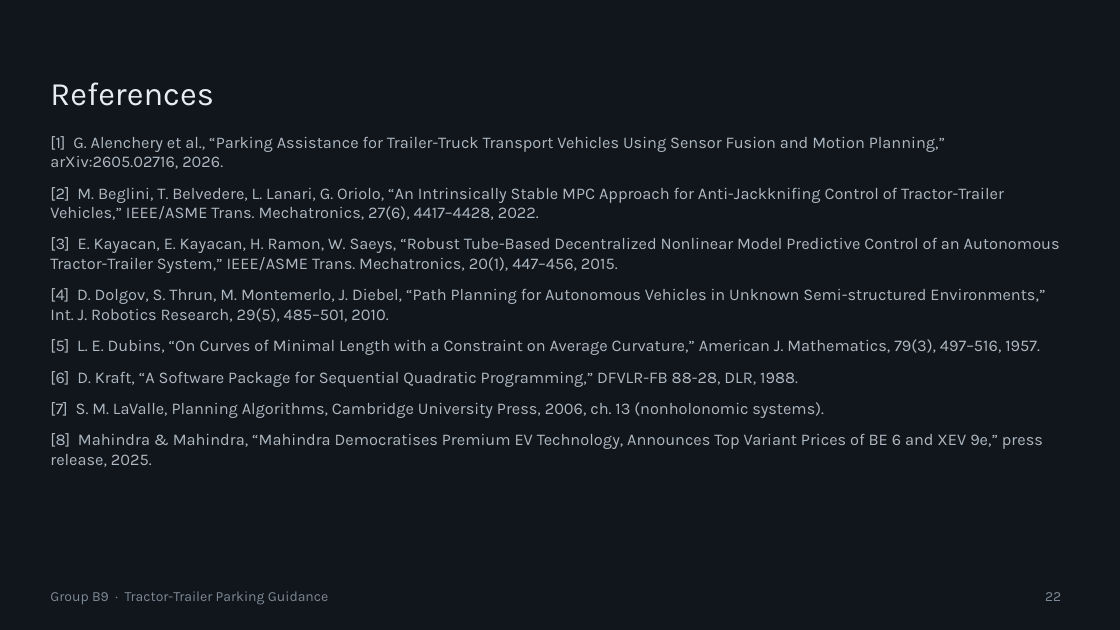
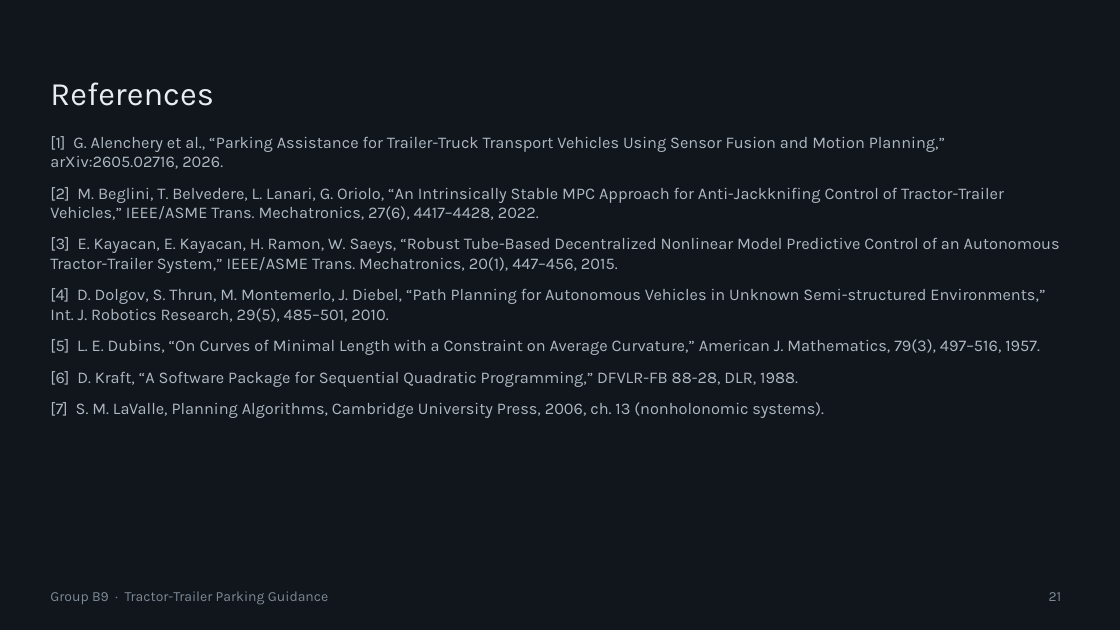
Before and after one commit to Harshithkv07/NMPC-AutoPark, a slide deck: slide 21 of doc/Robotics_Final_Group_B9.pptx (slide 22 before the commit). Drawn at 1120x630 pixels with LibreOffice and Linux fonts; fonts in the diff are those of the drawing. Boxes give left, top, right and bottom in pixels: in the first picture for what was removed or moved away, otherwise in the second. Text is boxed around its words. In the diff, an @@ line names an element or a change of style, - is before the commit and + after.

```diff
--- a/doc/Robotics_Final_Group_B9.pptx
+++ b/doc/Robotics_Final_Group_B9.pptx
@@ text at (50, 433, 1043, 467): paragraph removed @@
-[8] Mahindra & Mahindra, “Mahindra Democratises Premium EV Technology, Announces Top Variant Prices of BE 6 and XEV 9e,” press release, 2025.
@@ page number at (1049, 592, 1062, 601): text changed @@
-22
+21
```
Also in this commit, not shown: 1 other slide changed, 2 slides removed, 1 other file.
